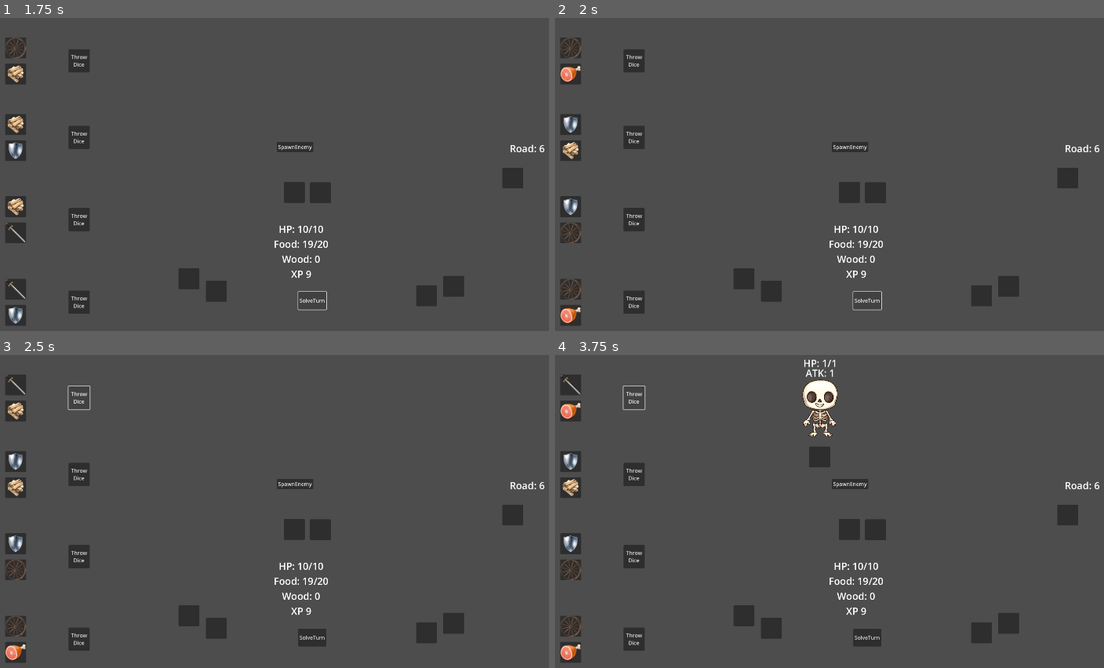
Above: before the commit, frames 1-4 (two rows, left to right).
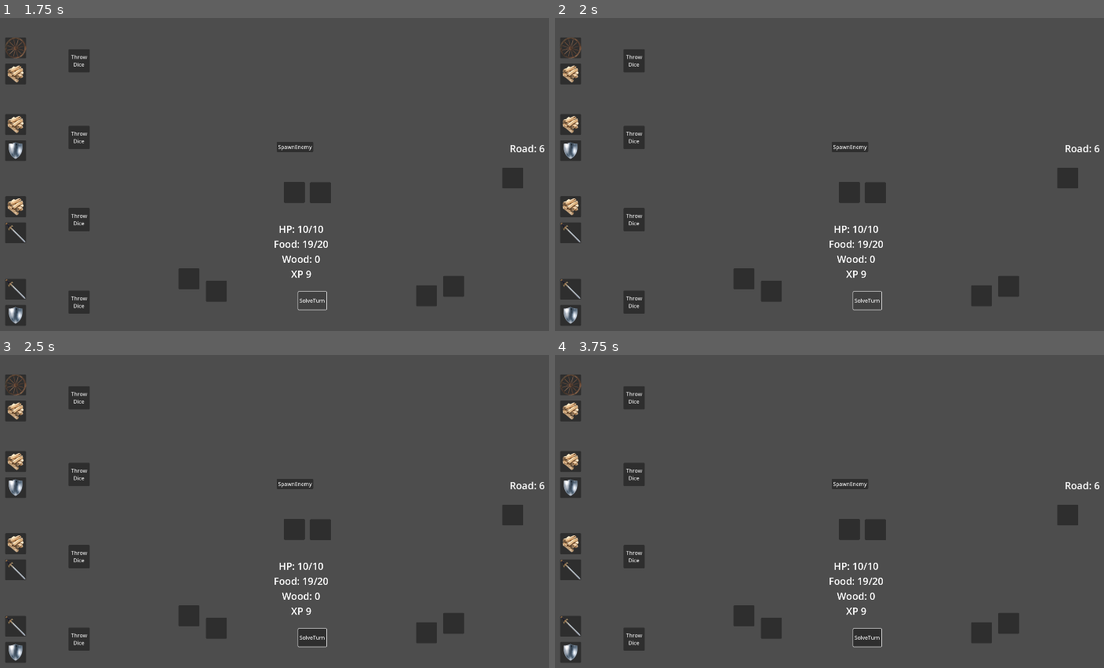
Above: after the commit, the same moments.

Repository: Sugo98/godot-77
Game: Godot game, scene res://game_logic/game_manager.tscn
Two runs of this game, one before a commit and one after it. Both use one fixed random seed, a clock stepped at 60 frames per second and the inputs below.
Inputs:
- Up to frame 1 (1.75 s): click "START GAME" at 0.5 s; click "SolveTurn" at 1.25 s
- Up to frame 2 (2 s): no input
- Up to frame 3 (2.5 s): click "Throw Dice" at 2 s
- Up to frame 4 (3.75 s): click "SpawnEnemy" at 2.75 s; click "Throw Dice" at 3.5 s

Frame 1 is identical in both runs. In frame 2, 0.8% of the frame differs, in the area x 1-5%, y 15-98%; in frame 3, 0.9%; in frame 4, 2.1%, in the area x 1-60%, y 1-98%.

Commit message:
you can't move dice during turn resolution

Diff:
--- a/game_logic/basic_level.tscn
+++ b/game_logic/basic_level.tscn
@@ -224,5 +224,14 @@
 
 [node name="AnimationTimer" type="Timer" parent="."]
 
+[node name="Blocker" type="Control" parent="."]
+visible = false
+layout_mode = 3
+anchors_preset = 15
+anchor_right = 1.0
+anchor_bottom = 1.0
+grow_horizontal = 2
+grow_vertical = 2
+
 [connection signal="pressed" from="DebugSpawn" to="." method="debug_spawn_enemy"]
 [connection signal="pressed" from="SolveTurn" to="." method="solve_turn"]
--- a/game_logic/basic_level_logic.gd
+++ b/game_logic/basic_level_logic.gd
@@ -11,6 +11,7 @@
 
 @onready var road_label: Label = $RoadLabel
 @onready var animation_timer: Timer = $AnimationTimer
+@onready var blocker: Control = $Blocker
 
 var enemy_slots : Array[DiceSlot]
 var enemy_pivots: Array[Node]
@@ -22,7 +23,7 @@
 @export var enemy_scene : PackedScene
 var heroes_manager : HeroesManager
 var active_enemies : Dictionary
-var basic_wait_time : float = 0.5
+var basic_wait_time : float = 2.5
 
 var data : LevelData
 var road : int
@@ -38,6 +39,7 @@
 	fill_array()
 	show_slots()
 	decrase_road(0) #update road label
+	blocker.hide()
 
 func show_slots():
 	for slot : DiceSlot in wood_slots:
@@ -74,6 +76,7 @@
 	spawn_enemy()
 
 func solve_turn():
+	blocker.show()
 	await solve_hunger()
 	await solve_food_slots()
 	await solve_wood_slots()
@@ -82,6 +85,7 @@
 	await solve_road_slots()
 	await update_danger()
 	reset_turn()
+	blocker.hide()
 
 func solve_hunger():
 	heroes_manager.eat(1)
